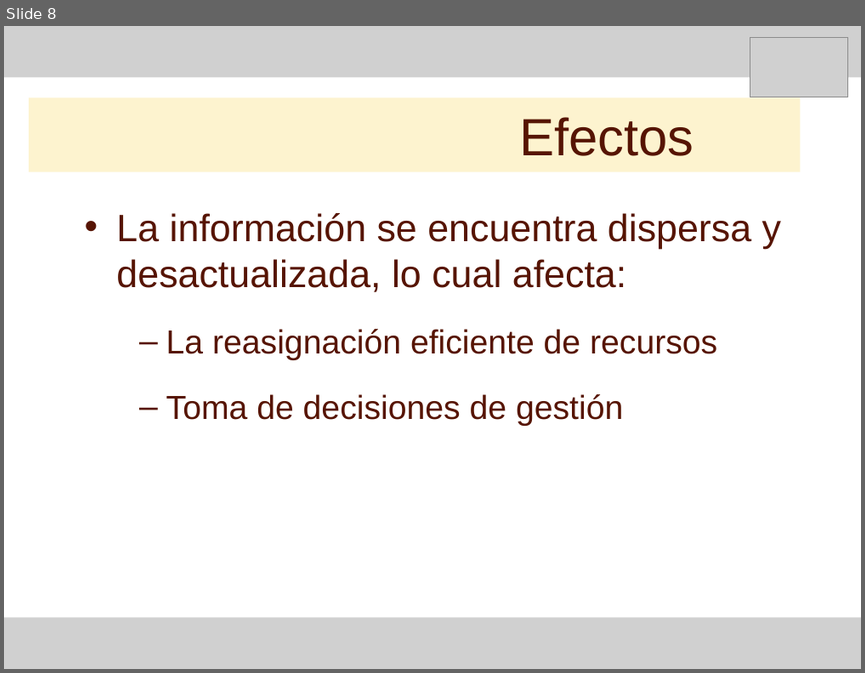
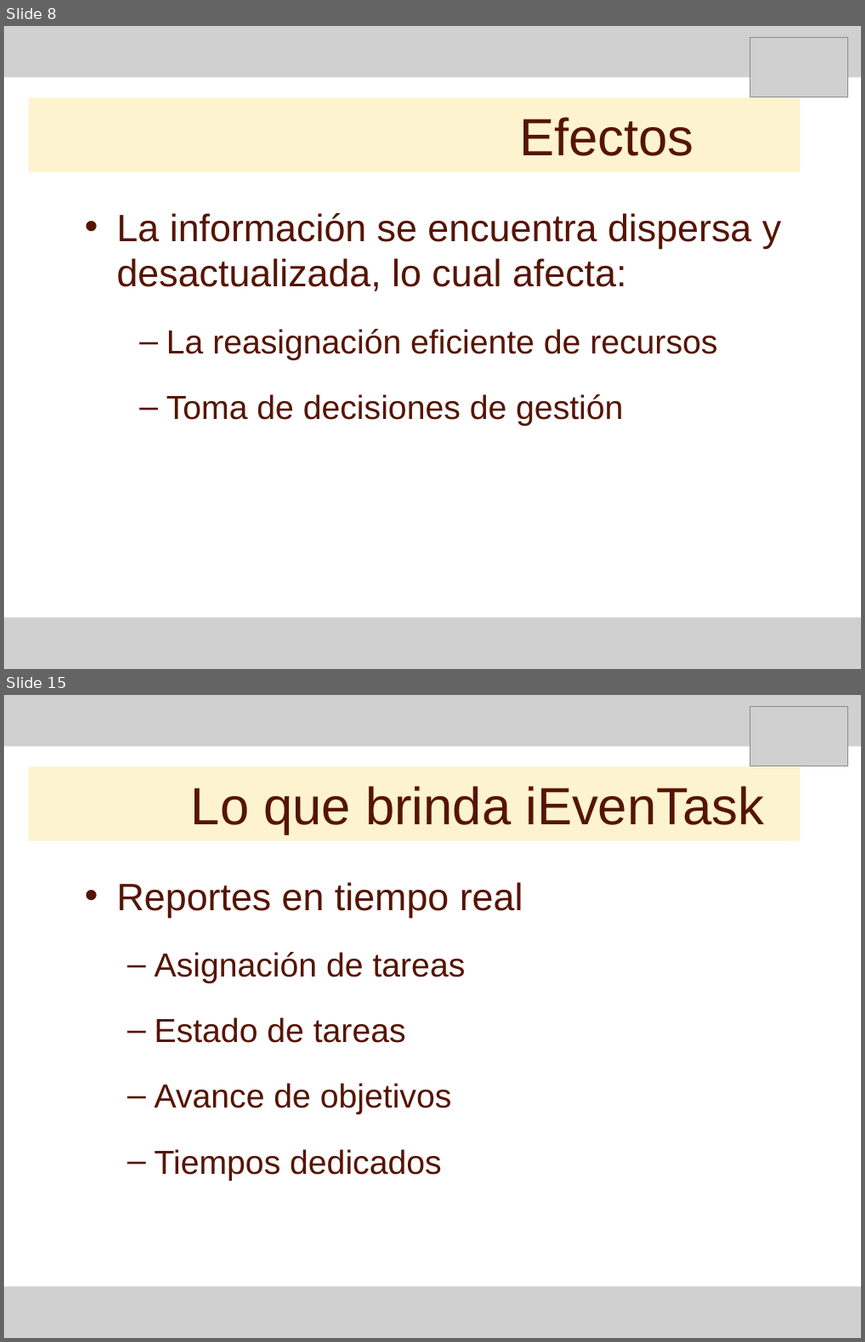
Before and after one commit to Letractively/proyunlam, a slide deck: Documentacion/97 - Exposicion/Presentacion producto.ppt. Shown one above the other, each under a label of ours: slide 8 before the commit, slides 8 and 15 after it; the slides between them are not shown. The pictures are 865x673 and 865x1342 pixels, drawn with LibreOffice and Linux fonts; fonts in the diff are those of the drawing; grey boxes stand for pictures. Boxes give left, top, right and bottom in pixels: in the first picture for what was removed or moved away, otherwise in the second. Text is boxed around its words. In the diff, an @@ line names an element or a change of style, - is before the commit and + after.

```diff
--- a/Documentacion/97 - Exposicion/Presentacion producto.ppt
+++ b/Documentacion/97 - Exposicion/Presentacion producto.ppt
@@ slide 15 added at (4, 695, 861, 1338), background #FFFFFF @@
@@ picture added at (4, 695, 861, 746) @@
@@ picture added at (749, 707, 847, 766) @@
@@ title added at (29, 767, 800, 841), fill #FBE389 at 40% opacity, 44 pt, text #561403 @@
+Lo que brinda iEvenTask
@@ text added at (117, 882, 523, 1180), 28 pt, text #561403 @@
+• Reportes en tiempo real
+  – Asignación de tareas
+  – Estado de tareas
+  – Avance de objetivos
+  – Tiempos dedicados
@@ picture added at (4, 1287, 861, 1338) @@
```
Also in this commit, not shown: 12 other slides added.
